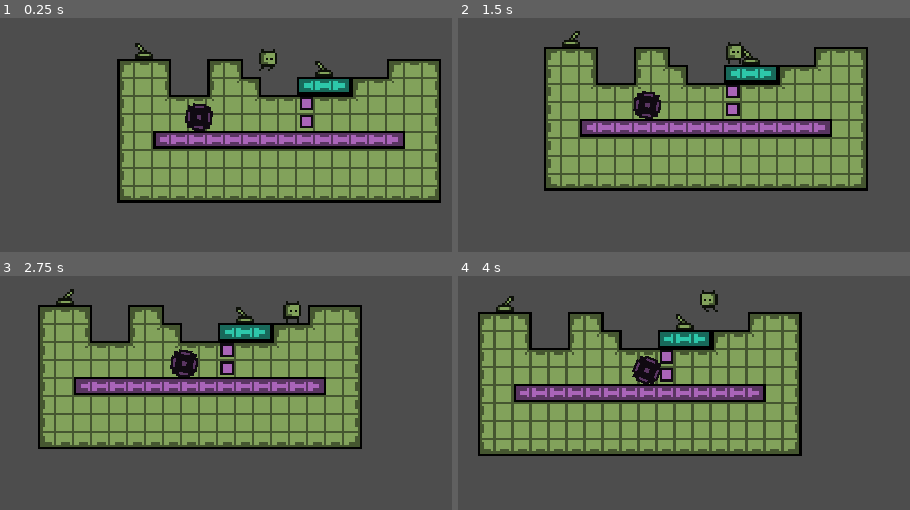
Above: before the commit, frames 1-4 (two rows, left to right).
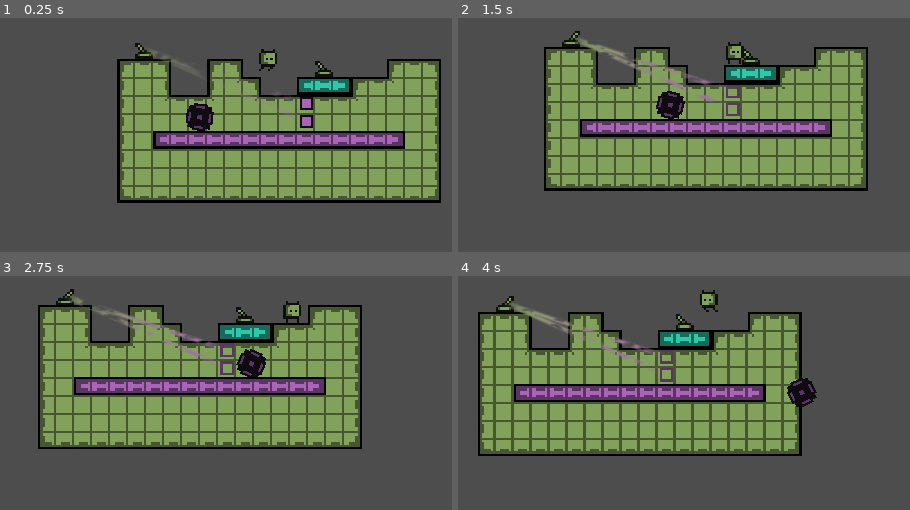
Above: after the commit, the same moments.

Repository: OlliO6/Compainions-Dimension
Game: Godot game, scene res://testing.tscn
Same seed, same stepped clock (60 frames per second), same inputs: the game is played once before the commit and once after it.
Inputs (mouse positions are in pixels of both pictures, inside the frame that each line leads up to):
- Up to frame 1 (0.25 s): no input
- Up to frame 2 (1.5 s): tap Enter (ui_accept) at 0.5 s; move the mouse to (878, 46) at 0.52 s; hold D (right) 0.53-1.25 s; hold E (interact) 0.53-1.25 s; click (878, 46) at 0.67 s; tap Space (jump) at 0.77 s; drag from (589, 83) to (693, 142) at 1.27 s
- Up to frame 3 (2.75 s): move the mouse to (outside the picture) at 2.02 s; hold D (right) from 2.03 s (still down); tap Delete at 2.1 s
- Up to frame 4 (4 s): release D (right) at 2.75 s; drag from (693, 400) to (outside the picture) at 2.77 s; move the mouse to (outside the picture) at 3.52 s; hold A (left) from 3.53 s (still down); tap Z at 3.6 s; tap Space (jump) at 3.77 s

The runs differ from the first frame. In frame 1, 0.3% of the frame differs, in the area x 32-65%, y 14-49%; in frame 2, 2.2%; in frame 3, 2.3%, in the area x 15-59%, y 8-44%; in frame 4, 2.2%.

Commit message:
Add logic to make switches work with connections

Diff:
--- /dev/null
+++ b/connection/connection.gd
@@ -0,0 +1,37 @@
+@tool
+class_name Connection
+extends Line2D
+
+signal toggled(toggled: bool)
+signal toggled_on
+signal toggled_off
+
+@export var is_toggled: bool:
+	set(v):
+		toggled.emit(v)
+		if is_toggled && !v:
+			toggled_off.emit()
+		elif !is_toggled && v:
+			toggled_on.emit()
+		is_toggled = v
+		material.set("shader_parameter/alpha", 1 if v else 0.3)
+
+@export var receiver: ConnectionReceiver
+var emitter: ConnectionEmitter
+
+func _ready() -> void:
+	emitter = get_parent().get_node("ConnectionEmitter")
+	if !Engine.is_editor_hint():
+		emitter.toggled.connect(set_toggled)
+		toggled.connect(func(v): receiver.toggled.emit(v))
+		toggled_on.connect(func(): receiver.toggled_on.emit())
+		toggled_off.connect(func(): receiver.toggled_off.emit())
+	points = [Vector2.ZERO, to_local(receiver.global_position)]
+	material.set("shader_parameter/start_color", GlobalClass.dimension_colors[emitter.get_parent().dimension])
+	material.set("shader_parameter/end_color", GlobalClass.dimension_colors[receiver.dimension])
+
+func _physics_process(delta: float) -> void:
+	points[1] = to_local(receiver.global_position)
+
+func set_toggled(toggled: bool) -> void:
+	is_toggled = toggled
--- /dev/null
+++ b/connection/connection.gdshader
@@ -0,0 +1,22 @@
+shader_type canvas_item;
+
+uniform vec3 start_color: source_color;
+uniform vec3 end_color: source_color;
+uniform float border_size;
+uniform float alpha = 1;
+
+uniform sampler2D noise_1 : repeat_enable;
+uniform float noise_speed;
+uniform float fps;
+
+void fragment() {
+	float time = trunc(TIME * fps) / fps;
+	vec2 tex_size = 1.0 / TEXTURE_PIXEL_SIZE;
+	float noise_value = clamp(texture(noise_1, SCREEN_UV + time * noise_speed).r + texture(noise_1, SCREEN_UV - time * noise_speed).r, 0., 1.);
+	vec4 color;
+	color.rgb = mix(start_color, end_color, UV.x);
+	color.a = alpha * noise_value;
+	float x_border = 0.2;
+	color.a = min(min(color.a, pow(min(smoothstep(1, 1. - x_border, UV.x ), smoothstep(0, x_border, UV.x)), 2)), pow(min(smoothstep(1, 1. - border_size, UV.y), smoothstep(0, border_size, UV.y)), 2));
+	COLOR = color;
+}
--- /dev/null
+++ b/connection/connection.tscn
@@ -0,0 +1,41 @@
+[gd_scene load_steps=7 format=3 uid="uid://bphpaukhme87m"]
+
+[ext_resource type="Script" path="res://connection/connection.gd" id="1_0cdws"]
+[ext_resource type="Shader" path="res://connection/connection.gdshader" id="1_37puk"]
+
+[sub_resource type="Gradient" id="Gradient_hbudj"]
+interpolation_mode = 2
+offsets = PackedFloat32Array(0.537549, 0.83004)
+
+[sub_resource type="FastNoiseLite" id="FastNoiseLite_aa2ys"]
+frequency = 0.056
+fractal_type = 2
+
+[sub_resource type="NoiseTexture2D" id="NoiseTexture2D_4geyc"]
+width = 256
+height = 256
+seamless = true
+color_ramp = SubResource("Gradient_hbudj")
+noise = SubResource("FastNoiseLite_aa2ys")
+
+[sub_resource type="ShaderMaterial" id="ShaderMaterial_gw7bo"]
+shader = ExtResource("1_37puk")
+shader_parameter/start_color = Color(0.509804, 0.635294, 0.356863, 1)
+shader_parameter/end_color = Color(0.662745, 0.392157, 0.721569, 1)
+shader_parameter/border_size = 0.465
+shader_parameter/alpha = 0.3
+shader_parameter/noise_speed = 0.03
+shader_parameter/fps = 30.0
+shader_parameter/noise_1 = SubResource("NoiseTexture2D_4geyc")
+
+[node name="Connection" type="Line2D"]
+modulate = Color(1, 1, 1, 0.5)
+z_index = 2
+material = SubResource("ShaderMaterial_gw7bo")
+points = PackedVector2Array(0, 0, 52, 7)
+width = 4.0
+texture_mode = 2
+joint_mode = 2
+begin_cap_mode = 2
+end_cap_mode = 2
+script = ExtResource("1_0cdws")
--- /dev/null
+++ b/connection/connection_emitter.gd
@@ -0,0 +1,7 @@
+class_name ConnectionEmitter
+extends Node
+
+signal toggled(toggled: bool)
+
+func emit_toggled(_toggled: bool) -> void:
+	toggled.emit(_toggled)
--- /dev/null
+++ b/connection/connection_receiver.gd
@@ -0,0 +1,8 @@
+class_name ConnectionReceiver
+extends Node2D
+
+signal toggled(toggled: bool)
+signal toggled_on
+signal toggled_off
+
+@export_enum("All", "Player", "Other") var dimension: int
--- a/level_objects/block/block.gd
+++ b/level_objects/block/block.gd
@@ -17,3 +17,9 @@
 		(func():
 			$Sprite2D.frame = 0 if v else 1
 			$CollisionShape2D.disabled = !is_active).call_deferred()
+
+func set_active(active: bool) -> void:
+	is_active = active
+
+func set_deactived(deactived: bool) -> void:
+	is_active = !deactived
--- a/level_objects/switch/switch.gd
+++ b/level_objects/switch/switch.gd
@@ -2,6 +2,8 @@
 extends Area2D
 
 signal switched(active: bool)
+
+@onready var connection_emitter: ConnectionEmitter = $ConnectionEmitter
 
 # 0: all 1: player 2: other
 @export_enum("All", "Player", "Other") var dimension: int:
@@ -22,6 +24,7 @@
 		(func():
 			$Sprite2D.flip_h = v).call_deferred()
 		switched.emit(v)
+		connection_emitter.emit_toggled(v)
 
 var player_in_area: bool:
 	set(v):
--- a/level_objects/switch/switch.tscn
+++ b/level_objects/switch/switch.tscn
@@ -1,13 +1,14 @@
-[gd_scene load_steps=6 format=3 uid="uid://bke2mbnlprjy5"]
+[gd_scene load_steps=7 format=3 uid="uid://bke2mbnlprjy5"]
 
 [ext_resource type="Script" path="res://level_objects/switch/switch.gd" id="1_e7at4"]
 [ext_resource type="Texture2D" uid="uid://dae88aaops1kl" path="res://level_objects/switch/switch.png" id="2_ato1n"]
 [ext_resource type="Shader" path="res://shader/outline.gdshader" id="2_ds4g8"]
+[ext_resource type="Script" path="res://connection/connection_emitter.gd" id="4_ptnxd"]
 
 [sub_resource type="ShaderMaterial" id="ShaderMaterial_51mta"]
 shader = ExtResource("2_ds4g8")
 shader_parameter/color = Color(0.509804, 0.635294, 0.356863, 1)
-shader_parameter/outline_color = Color(0.176471, 0.780392, 0.666667, 1)
+shader_parameter/outline_color = Color(0, 0, 0, 0)
 shader_parameter/width = 1.0
 shader_parameter/pattern = 0
 shader_parameter/inside = false
@@ -32,5 +33,8 @@
 position = Vector2(0, 2)
 shape = SubResource("RectangleShape2D_rd2vh")
 
+[node name="ConnectionEmitter" type="Node" parent="."]
+script = ExtResource("4_ptnxd")
+
 [connection signal="body_entered" from="." to="." method="_on_body_entered"]
 [connection signal="body_exited" from="." to="." method="_on_body_exited"]
--- a/testing.tscn
+++ b/testing.tscn
@@ -8,7 +8,9 @@
 [ext_resource type="PackedScene" uid="uid://76ntssdyopcx" path="res://level_objects/wheel.tscn" id="6_htbea"]
 [ext_resource type="PackedScene" uid="uid://rolj7uqgw10i" path="res://level_objects/block/block.tscn" id="7_rh48b"]
 [ext_resource type="Texture2D" uid="uid://dae88aaops1kl" path="res://level_objects/switch/switch.png" id="8_chdpc"]
+[ext_resource type="Script" path="res://connection/connection_receiver.gd" id="8_u125g"]
 [ext_resource type="PackedScene" uid="uid://bke2mbnlprjy5" path="res://level_objects/switch/switch.tscn" id="9_abgn4"]
+[ext_resource type="PackedScene" uid="uid://bphpaukhme87m" path="res://connection/connection.tscn" id="11_47oic"]
 
 [sub_resource type="Resource" id="Resource_sl4i3"]
 script = ExtResource("3_jthag")
@@ -2205,14 +2207,23 @@
 
 [node name="Wheel" parent="." instance=ExtResource("6_htbea")]
 position = Vector2(-44, 10)
+mass = 0.5
 
 [node name="Block" parent="." instance=ExtResource("7_rh48b")]
 collision_layer = 4
 dimension = 2
 
+[node name="ConnectionReceiver" type="Node2D" parent="Block"]
+script = ExtResource("8_u125g")
+dimension = 2
+
 [node name="Block2" parent="." instance=ExtResource("7_rh48b")]
 position = Vector2(4, 4)
 collision_layer = 4
+dimension = 2
+
+[node name="ConnectionReceiver2" type="Node2D" parent="Block2"]
+script = ExtResource("8_u125g")
 dimension = 2
 
 [node name="Switch" type="Sprite2D" parent="."]
@@ -2225,3 +2236,14 @@
 collision_layer = 2
 collision_mask = 2
 dimension = 1
+
+[node name="Connection" parent="Switch2" node_paths=PackedStringArray("receiver") instance=ExtResource("11_47oic")]
+points = PackedVector2Array(0, 0, 72, 32)
+receiver = NodePath("../../Block/ConnectionReceiver")
+
+[node name="Connection2" parent="Switch2" node_paths=PackedStringArray("receiver") instance=ExtResource("11_47oic")]
+points = PackedVector2Array(0, 0, 72, 24)
+receiver = NodePath("../../Block2/ConnectionReceiver2")
+
+[connection signal="toggled" from="Block/ConnectionReceiver" to="Block" method="set_deactived"]
+[connection signal="toggled" from="Block2/ConnectionReceiver2" to="Block2" method="set_deactived"]
Not shown: 1 places in testing.tscn that only renumber resources
